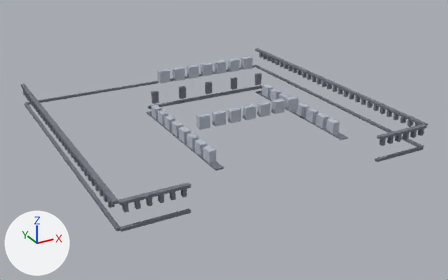
The FBX model Assets/HollowCurrent/Resources/Castle/ExtWalls.fbx: old version first, new version second.
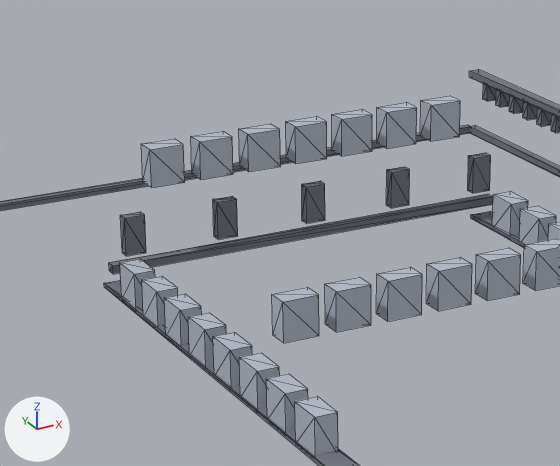
There are two pictures of each version: one whole from a 50 mm camera at (-26.2, -37.1, 27.5) aimed at (0.6, 11.6, 3.1), one close up on the part from 26% to 63% of the width and 10% to 59% of the height. The axes (+X, +Y, +Z) are drawn at lower left. The lights are the same throughout. The last two pictures show the newer version. The close-ups show mesh edges as thin lines. Where no turn or scale is listed for an object, it has been applied to the vertices.

The first close-up shows 'ExtWalls'.
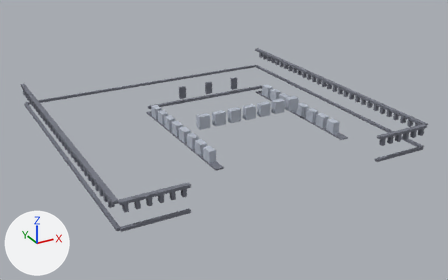
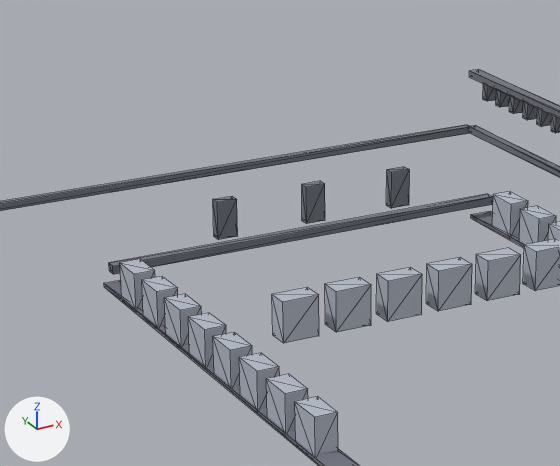
The newer file is also turned or shifted as a whole; pictures and numbers use the older file's frame.

Boxes [x1, y1, x2, y2] around the edits, measured in the close-ups (560 x 466 px):
part 1 of me_extwalls, deleted: before [120, 96, 491, 256]

The edits, one by one:
me_extwalls is used by ob_extwalls; location (0.0, 0.0, 0.0).
me_extwalls had 952 vertices, 1428 faces and spanned x -14.9..14.9, y -0.8..28.7, z 4.0..10.3.
me_extwalls now has 880 vertices, 1320 faces and spans x -14.9..14.9, y -0.9..28.7, z 4.0..8.6.
me_extwalls part 1: 9 loose pieces with 72 vertices, spanning x -5.9..5.9, y 13.5..14.3, z 7.4..10.3, are deleted.
